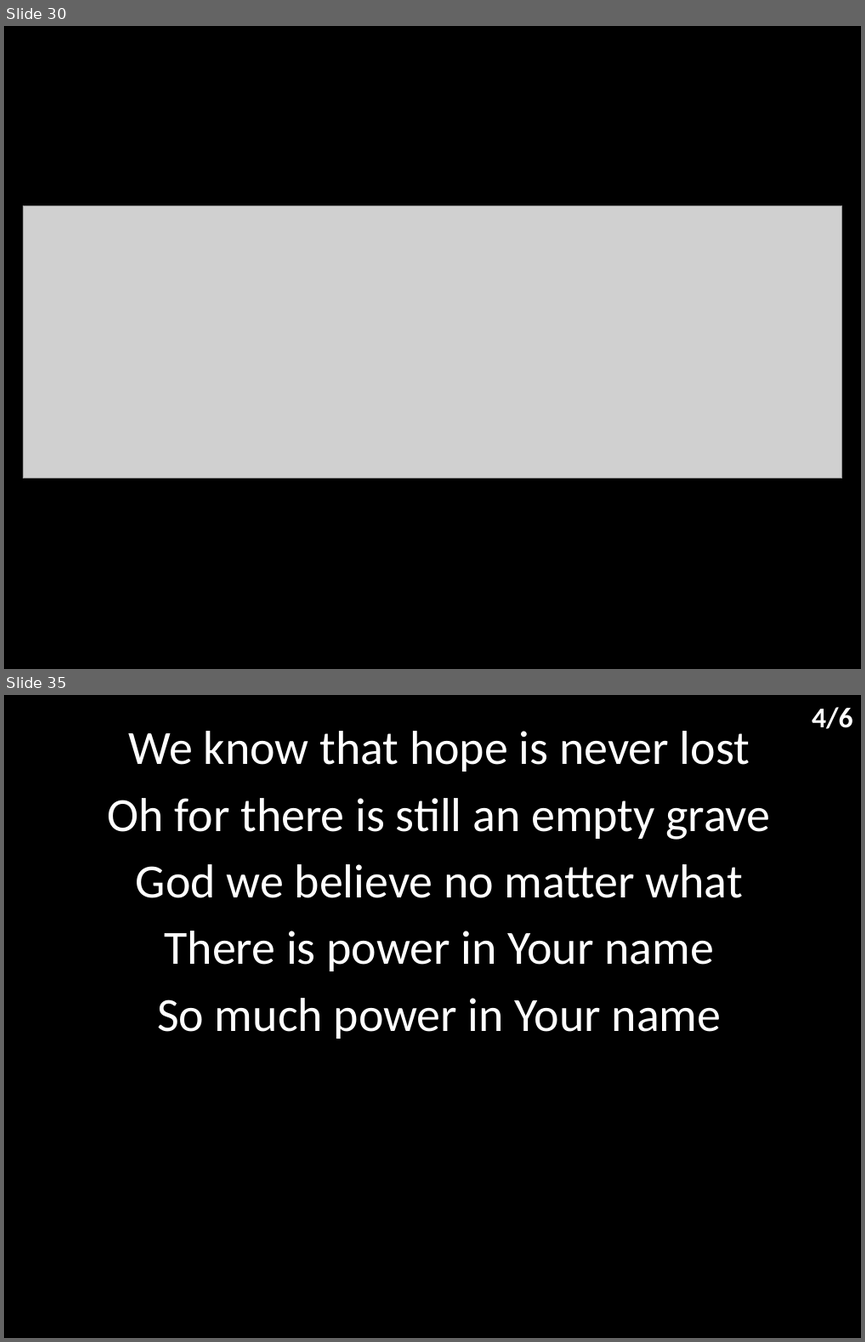
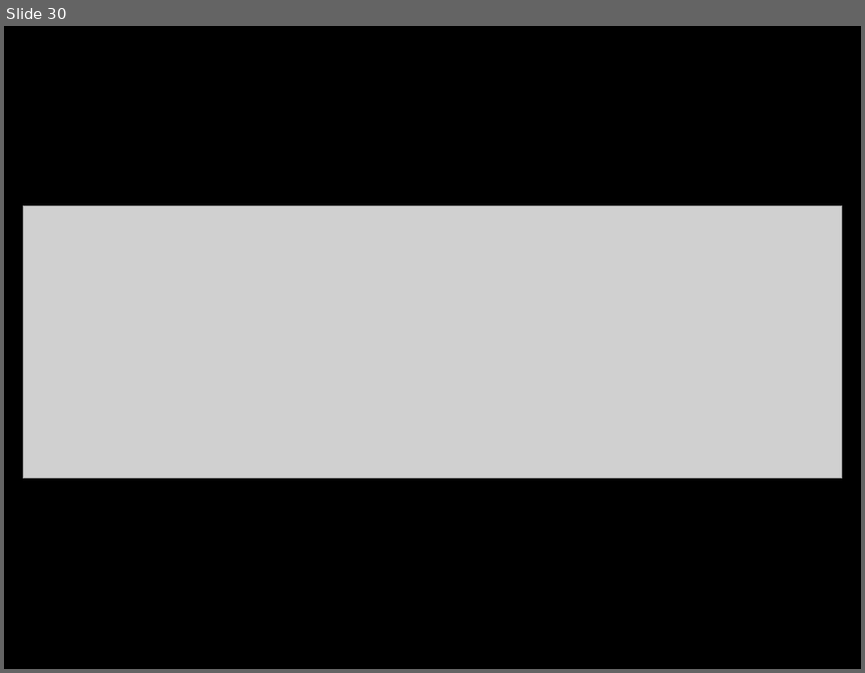
Before and after one commit to hoo-are-ya/worship, a slide deck: docs/songs_2022-09-25.pptx. Shown one above the other, each under a label of ours: slides 30 and 35 before the commit, slide 30 after it; the slides between them are not shown. The pictures are 865x1342 and 865x673 pixels, drawn with LibreOffice and Linux fonts; fonts in the diff are those of the drawing; grey boxes stand for pictures. Boxes give left, top, right and bottom in pixels: in the first picture for what was removed or moved away, otherwise in the second. Text is boxed around its words. In the diff, an @@ line names an element or a change of style, - is before the commit and + after.

```diff
--- a/docs/songs_2022-09-25.pptx
+++ b/docs/songs_2022-09-25.pptx
@@ slide 35 removed at bbox=[4, 695, 861, 1338], background #000000 @@
@@ text removed at bbox=[812, 707, 852, 729] @@
-4/6
@@ subtitle removed at bbox=[108, 731, 770, 1038] @@
-We know that hope is never lost
-Oh for there is still an empty grave
-God we believe no matter what
-There is power in Your name
-So much power in Your name
```
Also in this commit, not shown: 1 slide added, 12 other slides removed, 4 other files.
